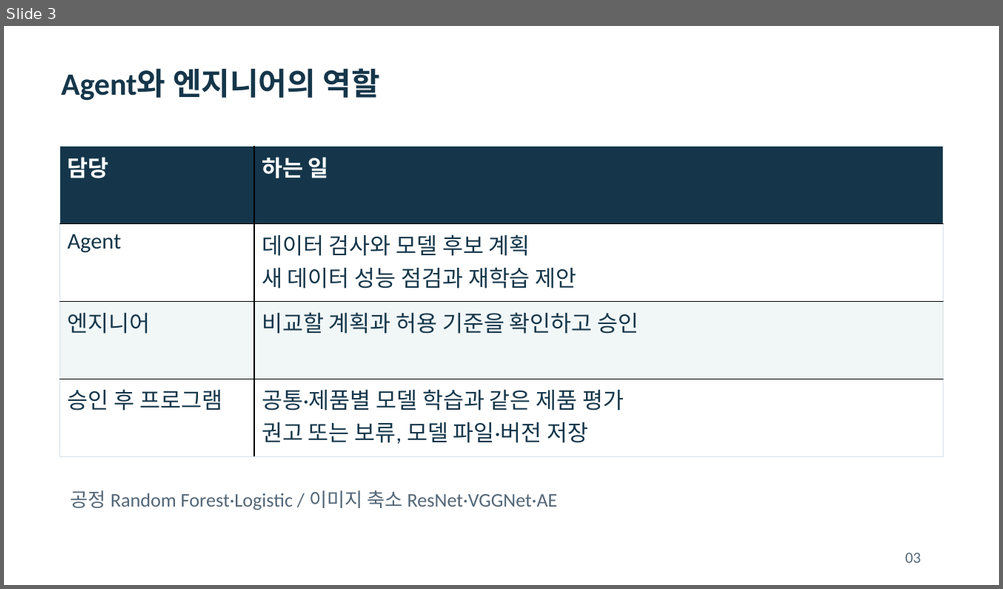
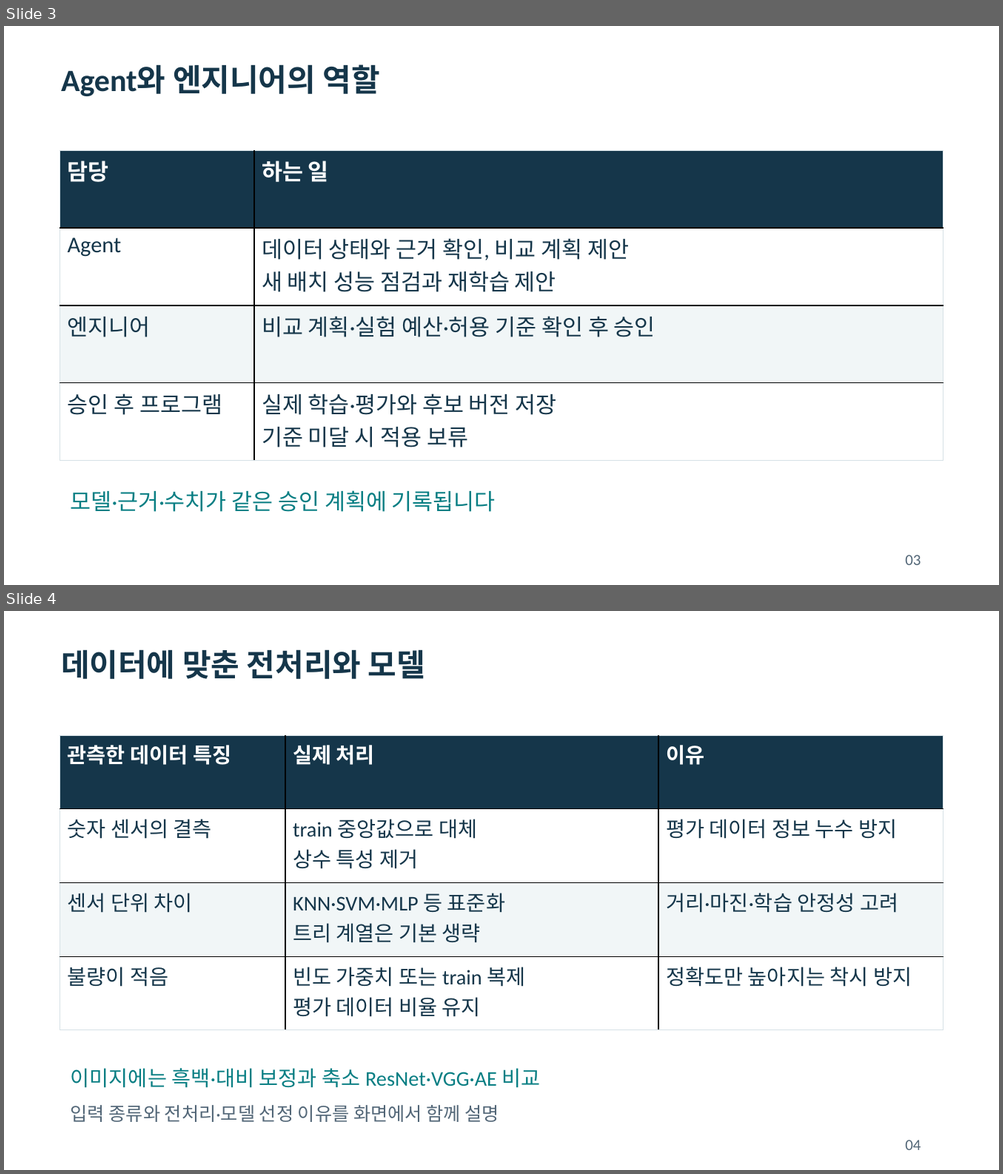
Before and after one commit to dragonchan95/Semiconductor-AI-Agent, a slide deck: docs/G045_Semiconductor_Agent.pptx. Shown one above the other, each under a label of ours: slide 3 before the commit, slides 3 and 4 after it. The pictures are 1003x589 and 1003x1174 pixels, drawn with LibreOffice and Linux fonts; fonts in the diff are those of the drawing. Boxes give left, top, right and bottom in pixels: in the first picture for what was removed or moved away, otherwise in the second. Text is boxed around its words. In the diff, an @@ line names an element or a change of style, - is before the commit and + after.

```diff
--- a/docs/G045_Semiconductor_Agent.pptx
+++ b/docs/G045_Semiconductor_Agent.pptx
@@ slide 4 added at bbox=[4, 611, 999, 1170], background #FFFFFF @@
@@ text added at bbox=[61, 649, 425, 679], 30 pt, text #15364A, bold @@
+데이터에 맞춘 전처리와 모델
@@ table added at bbox=[60, 735, 942, 1031], 4 rows, 3 columns @@
+관측한 데이터 특징 | 실제 처리 | 이유
+숫자 센서의 결측 | train 중앙값으로 대체 / 상수 특성 제거 | 평가 데이터 정보 누수 방지
+센서 단위 차이 | KNN·SVM·MLP 등 표준화 / 트리 계열은 기본 생략 | 거리·마진·학습 안정성 고려
+불량이 적음 | 빈도 가중치 또는 train 복제 / 평가 데이터 비율 유지 | 정확도만 높아지는 착시 방지
@@ text added at bbox=[71, 1068, 540, 1088], 20.2 pt, text #087E83 @@
+이미지에는 흑백·대비 보정과 축소 ResNet·VGG·AE 비교
@@ text added at bbox=[71, 1105, 498, 1122], 18 pt, text #526677 @@
+입력 종류와 전처리·모델 선정 이유를 화면에서 함께 설명
@@ text added at bbox=[905, 1140, 920, 1150], 15 pt, text #526677 @@
+04
@@ slide 3 changed as well @@
@@ text "Agent와 엔지니어의 역할": place and size @@
-text "Agent와 엔지니어의 역할" at bbox=[61, 68, 380, 100]
+text "Agent와 엔지니어의 역할" at bbox=[61, 64, 380, 96]
@@ table at bbox=[60, 150, 942, 462] @@
-row 2, column 2: 데이터 검사와 모델 후보 계획 / 새 데이터 성능 점검과 재학습 제안
+row 2, column 2: 데이터 상태와 근거 확인, 비교 계획 제안 / 새 배치 성능 점검과 재학습 제안
-row 3, column 2: 비교할 계획과 허용 기준을 확인하고 승인
+row 3, column 2: 비교 계획·실험 예산·허용 기준 확인 후 승인
-row 4, column 2: 공통·제품별 모델 학습과 같은 제품 평가 / 권고 또는 보류, 모델 파일·버전 저장
+row 4, column 2: 실제 학습·평가와 후보 버전 저장 / 기준 미달 시 적용 보류
@@ table: place and size @@
-table at bbox=[60, 146, 942, 457]
+table at bbox=[60, 150, 942, 462]
@@ text at bbox=[71, 491, 495, 512]: text changed; size 18.8 to 21.8 pt; text colour #526677 to #087E83 @@
-공정 Random Forest·Logistic / 이미지 축소 ResNet·VGGNet·AE
+모델·근거·수치가 같은 승인 계획에 기록됩니다
```
Also in this commit, not shown: 8 other slides changed, 4 other slides added, 2 slides removed, 40 other files.
